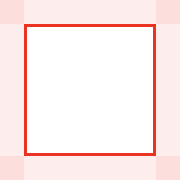
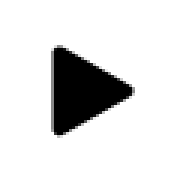
The second 180x180 image is a revision of the first. Changes to its layers:
added layer "SF SYMBOL" above "GuidesSingle" over box(51, 45, 135, 138)
hid group "GuidesSingle" (5 layers) over box(0, 0, 180, 180)
